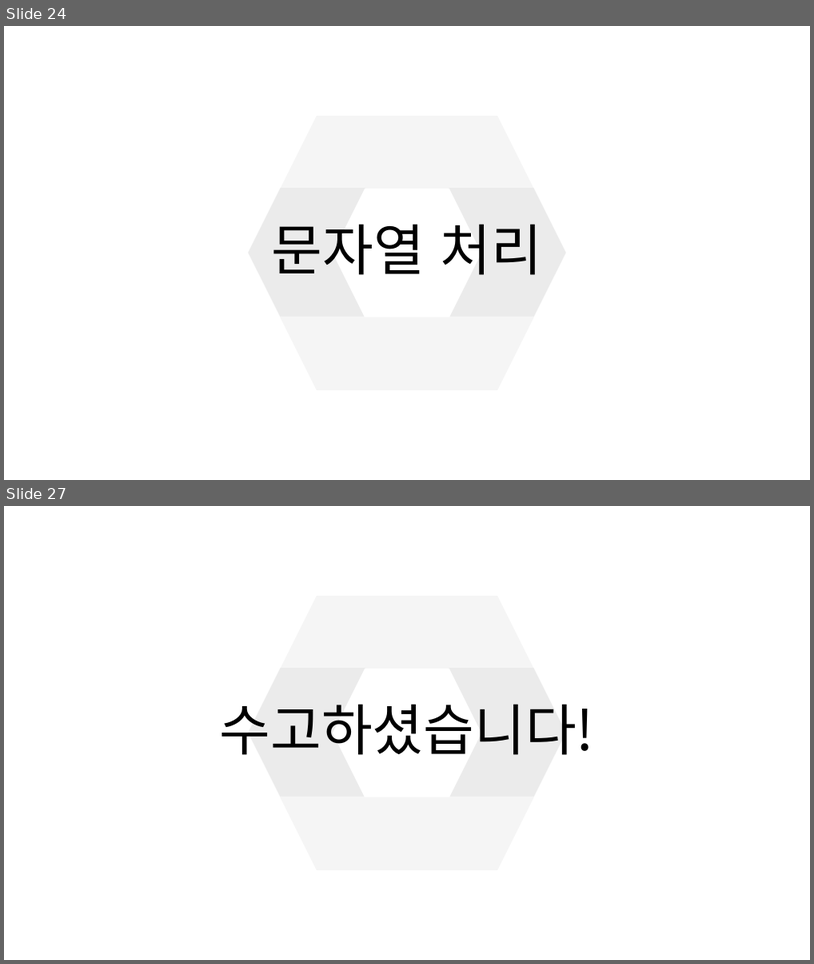
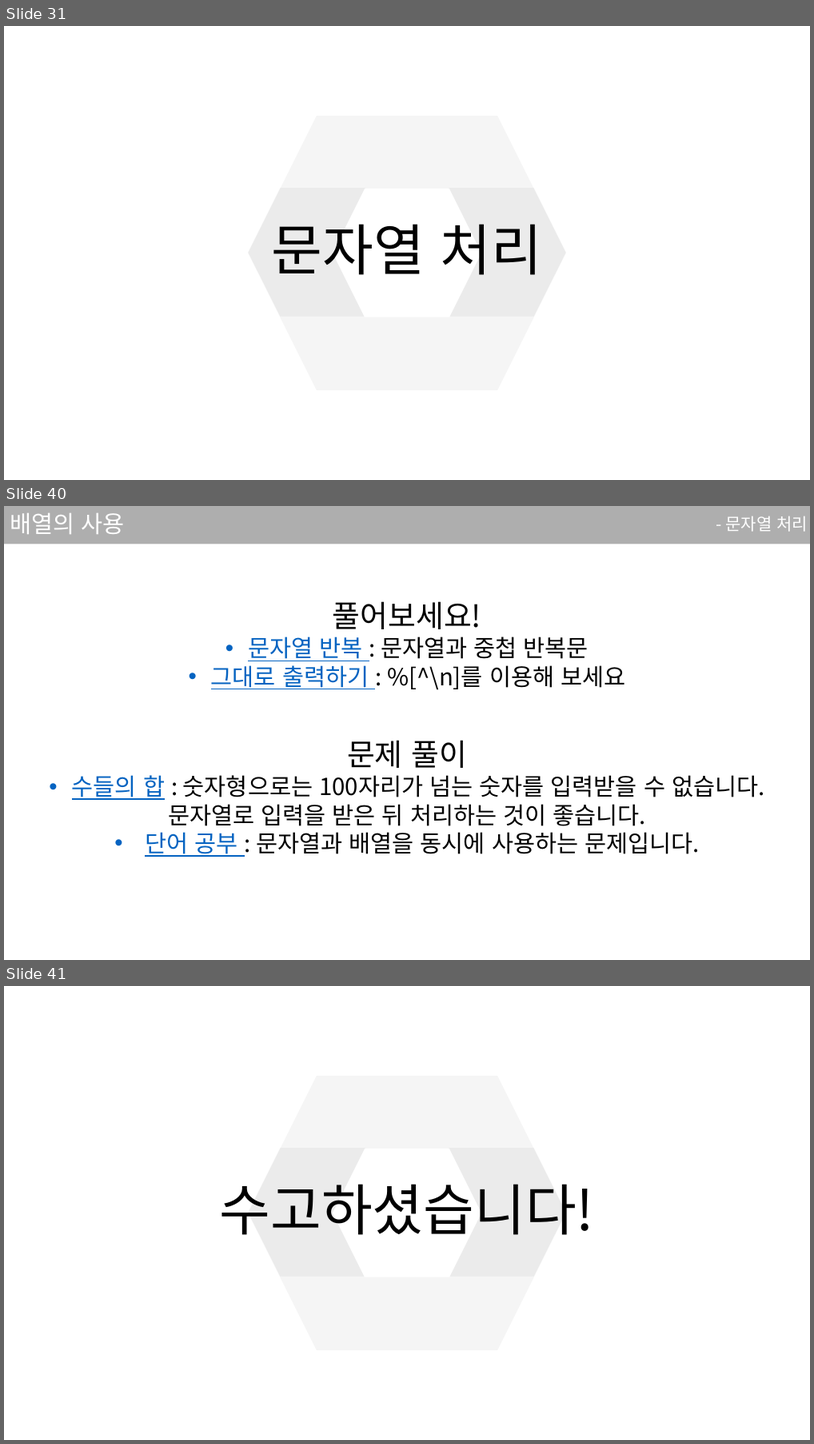
Before and after one commit to sjsjsj1246/EC_C_Language_Study, a slide deck: ppt/3강.pptx. Shown one above the other, each under a label of ours: slides 24 and 27 before the commit, slides 31, 40 and 41 after it; the slides between them are not shown. The pictures are 814x964 and 814x1444 pixels, drawn with LibreOffice and Linux fonts; fonts in the diff are those of the drawing. Boxes give left, top, right and bottom in pixels: in the first picture for what was removed or moved away, otherwise in the second. Text is boxed around its words. In the diff, an @@ line names an element or a change of style, - is before the commit and + after.

```diff
--- a/ppt/3강.pptx
+++ b/ppt/3강.pptx
@@ slide 40 added at [4,506,810,960], background #FFFFFF @@
@@ rectangle added at [4,506,810,544], fill #181717 at 35% opacity @@
@@ title added at [10,513,125,534], 28 pt, text #FFFFFF @@
+배열의 사용
@@ text added at [726,516,808,532], 20 pt, text #FFFFFF @@
+- 문자열 처리
@@ text added at [211,601,626,690], 28 pt, text #000000 @@
+풀어보세요!
+• 문자열 반복 : 문자열과 중첩 반복문
+• 그대로 출력하기 : %[^\n]를 이용해 보세요
@@ text added at [72,740,765,856], 28 pt, text #000000 @@
+문제 풀이
+• 수들의 합 : 숫자형으로는 100자리가 넘는 숫자를 입력받을 수 없습니다.
+문자열로 입력을 받은 뒤 처리하는 것이 좋습니다.
+• 단어 공부 : 문자열과 배열을 동시에 사용하는 문제입니다.
@@ what was slide 24 is now slide 31 @@
@@ what was slide 27 is now slide 41 @@
```
Also in this commit, not shown: 9 slides changed, 15 other slides added, 2 slides removed, 2 other files.
